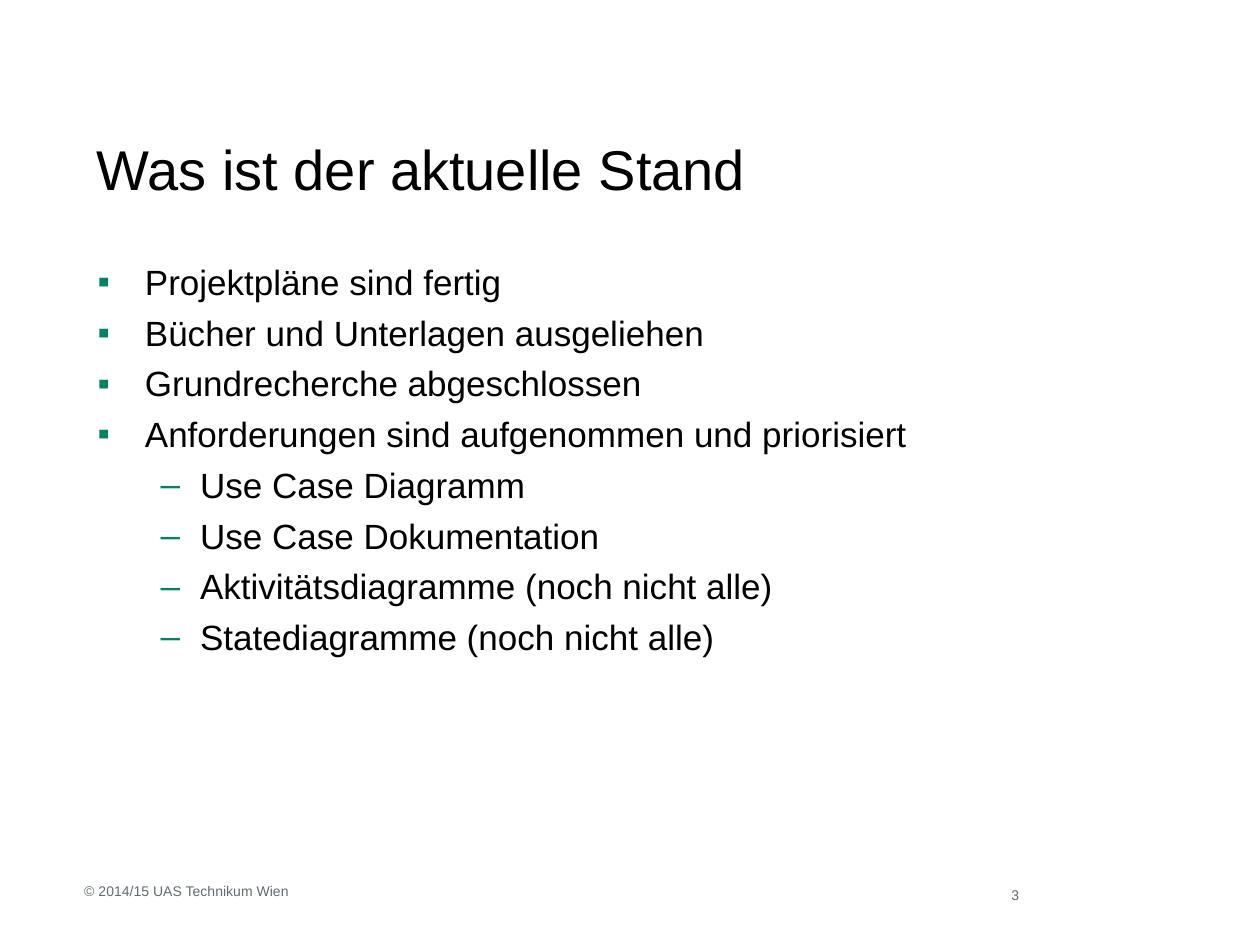
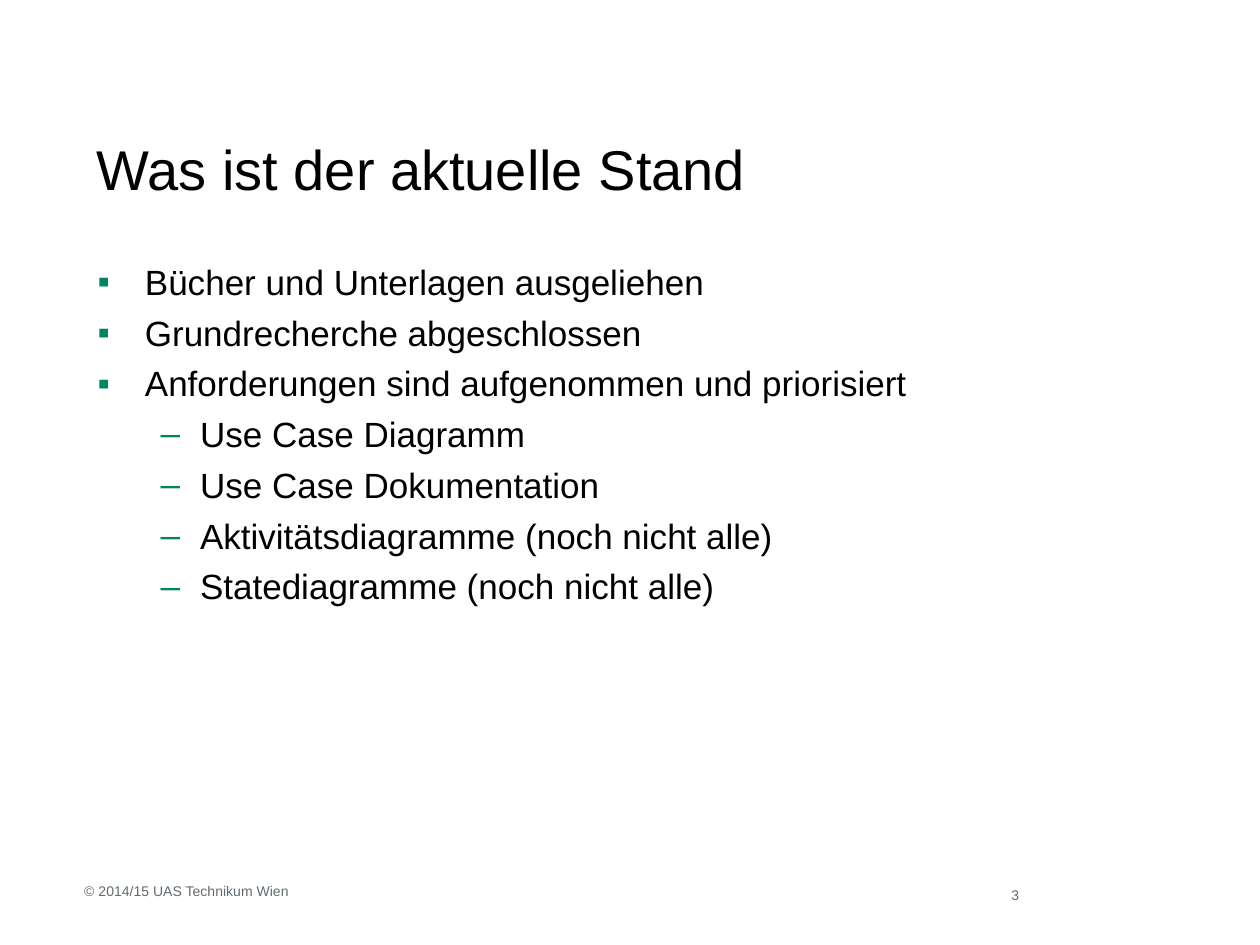
Before and after one commit to BernhardPosselt/master-thesis, a slide deck: slide 3 of project/Zwischenpräsentation.odp. Drawn at 1260x945 pixels with LibreOffice and Linux fonts; fonts in the diff are those of the drawing. Boxes give left, top, right and bottom in pixels: in the first picture for what was removed or moved away, otherwise in the second. Text is boxed around its words. In the diff, an @@ line names an element or a change of style, - is before the commit and + after.

```diff
--- a/project/Zwischenpräsentation.odp
+++ b/project/Zwischenpräsentation.odp
@@ text at (x1=145, y1=269, x2=501, y2=302): paragraph removed @@
-▪ Projektpläne sind fertig
```
Also in this commit, not shown: 1 slide added, 2 other files.
